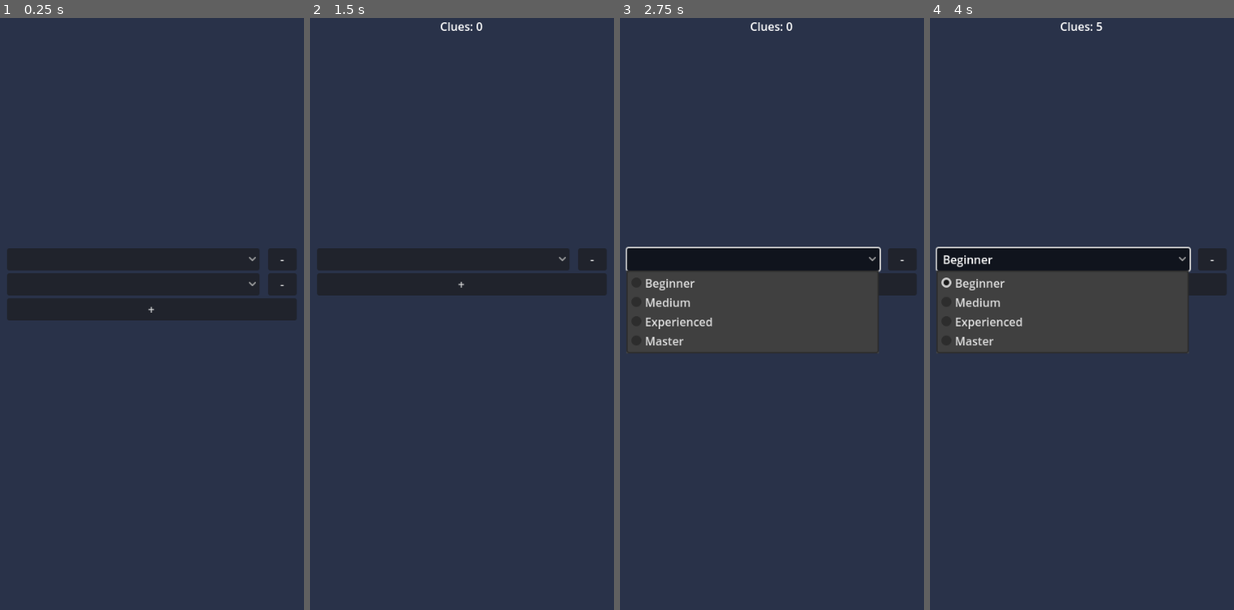
Above: before the commit, frames 1-4 (left to right).
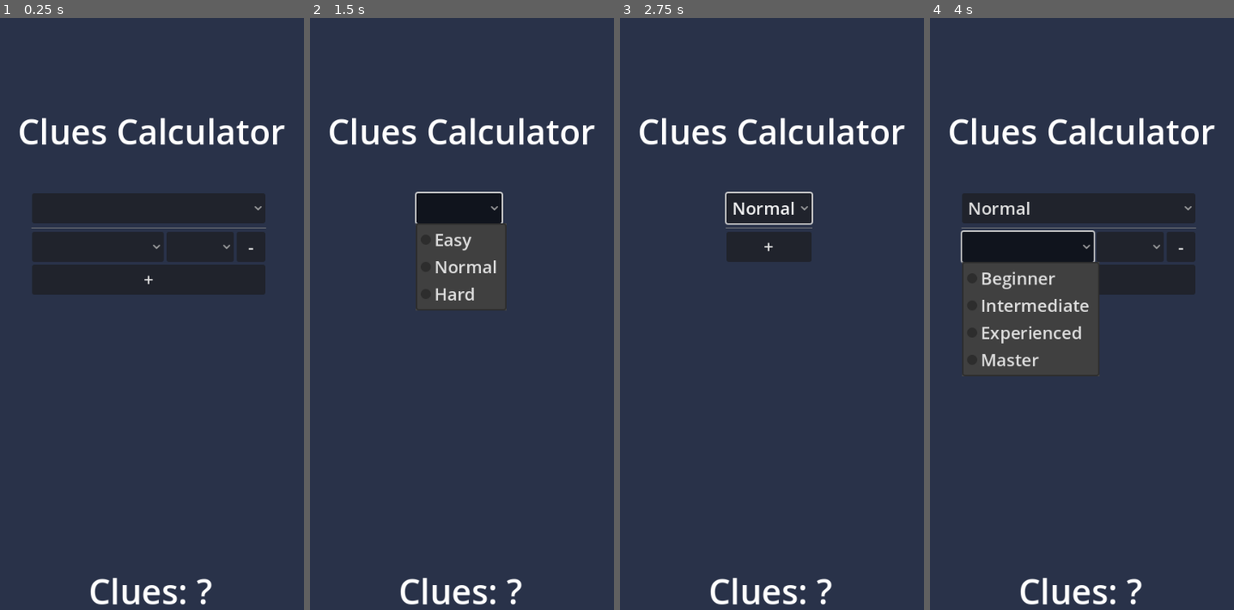
Above: after the commit, the same moments.

Repository: Seventyy/SmallProgrammingProjects
Game: Godot game, scene res://main.tscn
Two runs of this game, one before a commit and one after it. Both use one fixed random seed, a clock stepped at 60 frames per second and the inputs below.
Inputs (mouse positions are in pixels of both pictures, inside the frame that each line leads up to):
- Up to frame 1 (0.25 s): no input
- Up to frame 2 (1.5 s): click "-" at 0.5 s; click (458, 207) at 1.27 s
- Up to frame 3 (2.75 s): click (753, 260) at 2.02 s
- Up to frame 4 (4 s): click "+" at 2.75 s; click (1063, 260) at 3.5 s, where only the run before the commit has a clickable "Beginner"

The runs differ from the first frame. In frame 1, 14% of the frame differs, in the area x 2-98%, y 16-100%; in frame 2, 11%; in frame 3, 9.3%; in frame 4, 14%.

Commit message:
chechpoint: great but data storage sucks

Diff:
--- a/PBL/add_player.gd
+++ /dev/null
@@ -1,12 +0,0 @@
-extends Button
-
-@export var player_row:PackedScene
-
-@onready var player_entries: VBoxContainer = %PlayerEntries
-
-func _ready() -> void:
-	button_up.connect(on_button_press)
-
-func on_button_press():
-	player_entries.add_child(player_row.instantiate())
-	player_entries.move_child(self, player_entries.get_child_count())
--- a/PBL/clues_label.gd
+++ b/PBL/clues_label.gd
@@ -1,27 +1,54 @@
 class_name CluesLabel extends Label
 
-
-var player_levels:Dictionary
+var room_difficulty:float
+var player_data:Dictionary
 
 func _ready() -> void:
-	GlobalSignals.player_level_updated.connect(on_player_level_updated)
+	GlobalSignals.room_difficulty_updated.connect(on_room_difficulty_updated)
+
+	GlobalSignals.player_skill_updated.connect(on_player_skill_updated)
+	GlobalSignals.player_age_updated.connect(on_player_age_updated)
+
 	GlobalSignals.player_deleted.connect(on_player_deleted)
+	update_label()
+
+func on_room_difficulty_updated(new_difficulty:int) -> void:
+	room_difficulty = new_difficulty / 100.0
+	update_label()
+
+func on_player_skill_updated(instance_id:int, new_skill:int) -> void:
+	if not player_data.has(instance_id):
+		player_data[instance_id] = [-1, -1];
+	player_data[instance_id][0] = new_skill
+	update_label()
+
+func on_player_age_updated(instance_id:int, new_age:int) -> void:
+	if not player_data.has(instance_id):
+		player_data[instance_id] = [-1, -1];
+	player_data[instance_id][1] = new_age
+	update_label()
 
 func on_player_deleted(instance_id:int) -> void:
-	player_levels.erase(instance_id)
+	player_data.erase(instance_id)
 	update_label()
 
-func on_player_level_updated(instance_id:int, new_level:int) -> void:
-	player_levels[instance_id] = new_level
-	update_label()
 
 func update_label() -> void:
-	text = "Clues: " + str(calculate_clues())
+	var prompts:int = calculate_clues()
+	if prompts == -1:
+		text = "Clues: ?"
+	else:
+		text = "Clues: " + str(prompts)
 
 func calculate_clues() -> int:
-	var running_sum:int
+	if player_data.size() == 0 or room_difficulty == 0:
+		return -1
 
-	for i in player_levels.values():
-		running_sum += i
+	var skill_age_sum:int
 
-	return running_sum
+	for i in player_data.values():
+		if i[0] == -1 or i[1] == -1:
+			return -1
+		skill_age_sum += i[0] * i[1]
+
+	return round(room_difficulty * skill_age_sum / player_data.size())
--- a/PBL/edit_player.tscn
+++ /dev/null
@@ -1,28 +0,0 @@
-[gd_scene load_steps=3 format=3 uid="uid://bu31hcjtwuyoi"]
-
-[ext_resource type="Script" path="res://remove_player.gd" id="1_7wkir"]
-[ext_resource type="Script" path="res://select_level.gd" id="2_qfv5e"]
-
-[node name="EditPlayer" type="HSplitContainer"]
-layout_direction = 3
-dragger_visibility = 1
-
-[node name="RemovePlayer" type="Button" parent="."]
-custom_minimum_size = Vector2(40, 0)
-layout_mode = 2
-text = "-"
-script = ExtResource("1_7wkir")
-
-[node name="SelectLevel" type="OptionButton" parent="."]
-layout_direction = 2
-layout_mode = 2
-item_count = 4
-popup/item_0/text = "Beginner"
-popup/item_0/id = 5
-popup/item_1/text = "Medium "
-popup/item_1/id = 4
-popup/item_2/text = "Experienced "
-popup/item_2/id = 3
-popup/item_3/text = "Master "
-popup/item_3/id = 0
-script = ExtResource("2_qfv5e")
--- a/PBL/global_signals.gd
+++ b/PBL/global_signals.gd
@@ -1,4 +1,8 @@
 extends Node
 
-signal player_level_updated(global_id:int, new_level:int)
+signal room_difficulty_updated(new_difficulty:int)
+
+signal player_skill_updated(instance_id:int, new_skill:int)
+signal player_age_updated(instance_id:int, new_age:int)
+
 signal player_deleted(instance_id:int)
--- a/PBL/main.tscn
+++ b/PBL/main.tscn
@@ -1,8 +1,15 @@
-[gd_scene load_steps=4 format=3 uid="uid://bruro8vfx4vc0"]
+[gd_scene load_steps=7 format=3 uid="uid://bxvffh8mwonxk"]
 
-[ext_resource type="PackedScene" uid="uid://bu31hcjtwuyoi" path="res://edit_player.tscn" id="1_jni5f"]
-[ext_resource type="Script" path="res://add_player.gd" id="3_p0dgh"]
+[ext_resource type="PackedScene" uid="uid://bpl6leftyh1w3" path="res://player_edit.tscn" id="1_bvjfb"]
+[ext_resource type="Script" path="res://room_difficulty_select.gd" id="1_jarao"]
+[ext_resource type="Script" path="res://player_add.gd" id="3_6iq7j"]
 [ext_resource type="Script" path="res://clues_label.gd" id="5_2gmcg"]
+
+[sub_resource type="Theme" id="Theme_fl8y2"]
+default_font_size = 24
+
+[sub_resource type="LabelSettings" id="LabelSettings_pdkv7"]
+font_size = 48
 
 [node name="Main" type="Control"]
 layout_mode = 3
@@ -11,6 +18,7 @@
 anchor_bottom = 1.0
 grow_horizontal = 2
 grow_vertical = 2
+theme = SubResource("Theme_fl8y2")
 
 [node name="ColorRect" type="ColorRect" parent="."]
 layout_mode = 1
@@ -21,36 +29,79 @@
 grow_vertical = 2
 color = Color(0.160784, 0.196078, 0.286275, 1)
 
-[node name="PlayerEntries" type="VBoxContainer" parent="."]
-unique_name_in_owner = true
-layout_mode = 2
-offset_left = 117.5
-offset_top = 322.0
-offset_right = 522.5
-offset_bottom = 638.0
-size_flags_horizontal = 3
-size_flags_vertical = 3
-
-[node name="EditPlayer" parent="PlayerEntries" instance=ExtResource("1_jni5f")]
-layout_mode = 2
-
-[node name="EditPlayer2" parent="PlayerEntries" instance=ExtResource("1_jni5f")]
-layout_mode = 2
-
-[node name="AddPlayer" type="Button" parent="PlayerEntries"]
-layout_mode = 2
-text = "+"
-script = ExtResource("3_p0dgh")
-player_row = ExtResource("1_jni5f")
+[node name="Title" type="Label" parent="."]
+layout_mode = 1
+anchors_preset = -1
+anchor_left = 0.5
+anchor_right = 0.5
+anchor_bottom = 0.2
+offset_left = -185.5
+offset_right = 185.5
+grow_horizontal = 2
+text = "Clues Calculator"
+label_settings = SubResource("LabelSettings_pdkv7")
+horizontal_alignment = 1
+vertical_alignment = 2
 
 [node name="CluesLabel" type="Label" parent="."]
 unique_name_in_owner = true
 layout_mode = 1
-anchors_preset = 5
+anchors_preset = -1
 anchor_left = 0.5
+anchor_top = 0.8
 anchor_right = 0.5
-offset_left = -30.0
-offset_right = 30.0
-offset_bottom = 26.0
+anchor_bottom = 1.0
+offset_left = -88.0
+offset_right = 88.0
 grow_horizontal = 2
+grow_vertical = 0
+text = "Clues: 0"
+label_settings = SubResource("LabelSettings_pdkv7")
 script = ExtResource("5_2gmcg")
+
+[node name="ScrollContainer" type="ScrollContainer" parent="."]
+layout_mode = 1
+anchors_preset = -1
+anchor_left = 0.5
+anchor_top = 0.25
+anchor_right = 0.5
+anchor_bottom = 0.75
+grow_horizontal = 2
+grow_vertical = 2
+follow_focus = true
+horizontal_scroll_mode = 0
+
+[node name="MarginContainer" type="MarginContainer" parent="ScrollContainer"]
+layout_mode = 2
+theme_override_constants/margin_left = 5
+theme_override_constants/margin_top = 5
+theme_override_constants/margin_right = 5
+theme_override_constants/margin_bottom = 5
+
+[node name="PlayerEntries" type="VBoxContainer" parent="ScrollContainer/MarginContainer"]
+unique_name_in_owner = true
+layout_mode = 2
+
+[node name="DifficultySelect" type="OptionButton" parent="ScrollContainer/MarginContainer/PlayerEntries"]
+layout_mode = 2
+item_count = 3
+popup/item_0/text = "Easy"
+popup/item_0/id = 33
+popup/item_1/text = "Normal"
+popup/item_1/id = 50
+popup/item_2/text = "Hard"
+popup/item_2/id = 66
+script = ExtResource("1_jarao")
+
+[node name="HSeparator" type="HSeparator" parent="ScrollContainer/MarginContainer/PlayerEntries"]
+layout_mode = 2
+
+[node name="PlayerEdit" parent="ScrollContainer/MarginContainer/PlayerEntries" instance=ExtResource("1_bvjfb")]
+layout_mode = 2
+
+[node name="PlayerAdd" type="Button" parent="ScrollContainer/MarginContainer/PlayerEntries"]
+custom_minimum_size = Vector2(40, 0)
+layout_mode = 2
+text = "+"
+script = ExtResource("3_6iq7j")
+player_edit = ExtResource("1_bvjfb")
--- /dev/null
+++ b/PBL/player_add.gd
@@ -0,0 +1,11 @@
+extends Button
+
+@export var player_edit:PackedScene
+@onready var player_entries: VBoxContainer = %PlayerEntries
+
+func _ready() -> void:
+	button_up.connect(on_button_press)
+
+func on_button_press():
+	player_entries.add_child(player_edit.instantiate())
+	player_entries.move_child(self, player_entries.get_child_count())
--- /dev/null
+++ b/PBL/player_age_select.gd
@@ -0,0 +1,10 @@
+extends OptionButton
+
+func _ready() -> void:
+	item_selected.connect(on_item_selected)
+	GlobalSignals.player_age_updated.emit(
+		owner.get_instance_id(), -1)
+
+func on_item_selected(index:int) -> void:
+	GlobalSignals.player_age_updated.emit(
+		owner.get_instance_id(), get_item_id(index))
--- /dev/null
+++ b/PBL/player_edit.tscn
@@ -0,0 +1,42 @@
+[gd_scene load_steps=4 format=3 uid="uid://bpl6leftyh1w3"]
+
+[ext_resource type="Script" path="res://player_skill_select.gd" id="1_c0b71"]
+[ext_resource type="Script" path="res://player_age_select.gd" id="2_smkta"]
+[ext_resource type="Script" path="res://player_remove.gd" id="3_nhi1v"]
+
+[node name="PlayerEdit" type="GridContainer"]
+offset_right = 339.0
+offset_bottom = 31.0
+grow_horizontal = 2
+grow_vertical = 2
+columns = 3
+
+[node name="SkillSelect" type="OptionButton" parent="."]
+layout_direction = 2
+layout_mode = 2
+item_count = 4
+popup/item_0/text = "Beginner"
+popup/item_0/id = 5
+popup/item_1/text = "Intermediate"
+popup/item_1/id = 4
+popup/item_2/text = "Experienced"
+popup/item_2/id = 3
+popup/item_3/text = "Master"
+popup/item_3/id = 0
+script = ExtResource("1_c0b71")
+
+[node name="AgeSelect" type="OptionButton" parent="."]
+layout_direction = 2
+layout_mode = 2
+item_count = 2
+popup/item_0/text = "Teen"
+popup/item_0/id = 2
+popup/item_1/text = "Adult"
+popup/item_1/id = 1
+script = ExtResource("2_smkta")
+
+[node name="PlayerRemove" type="Button" parent="."]
+custom_minimum_size = Vector2(40, 0)
+layout_mode = 2
+text = "-"
+script = ExtResource("3_nhi1v")
--- /dev/null
+++ b/PBL/player_skill_select.gd
@@ -0,0 +1,10 @@
+extends OptionButton
+
+func _ready() -> void:
+	item_selected.connect(on_item_selected)
+	GlobalSignals.player_skill_updated.emit(
+		owner.get_instance_id(), -1)
+
+func on_item_selected(index:int) -> void:
+	GlobalSignals.player_skill_updated.emit(
+		owner.get_instance_id(), get_item_id(index))
--- /dev/null
+++ b/PBL/room_difficulty_select.gd
@@ -0,0 +1,8 @@
+extends OptionButton
+
+func _ready() -> void:
+	item_selected.connect(on_item_selected)
+
+func on_item_selected(index:int) -> void:
+	GlobalSignals.room_difficulty_updated.emit(
+		get_item_id(index))
--- a/PBL/select_level.gd
+++ /dev/null
@@ -1,8 +0,0 @@
-extends OptionButton
-
-func _ready() -> void:
-	item_selected.connect(on_item_selected)
-
-func on_item_selected(index:int) -> void:
-	GlobalSignals.player_level_updated.emit(
-		owner.get_instance_id(), get_item_id(index))
Not shown, added: PBL/export_presets.cfg
Renamed: PBL/remove_player.gd -> PBL/player_remove.gd
Binary file added: PBL/ui.theme
Not shown, added: PBL/PBL.exe
Not shown, added: PBL/PBL.pck
Not shown, added: PBL/PBL.tmp
